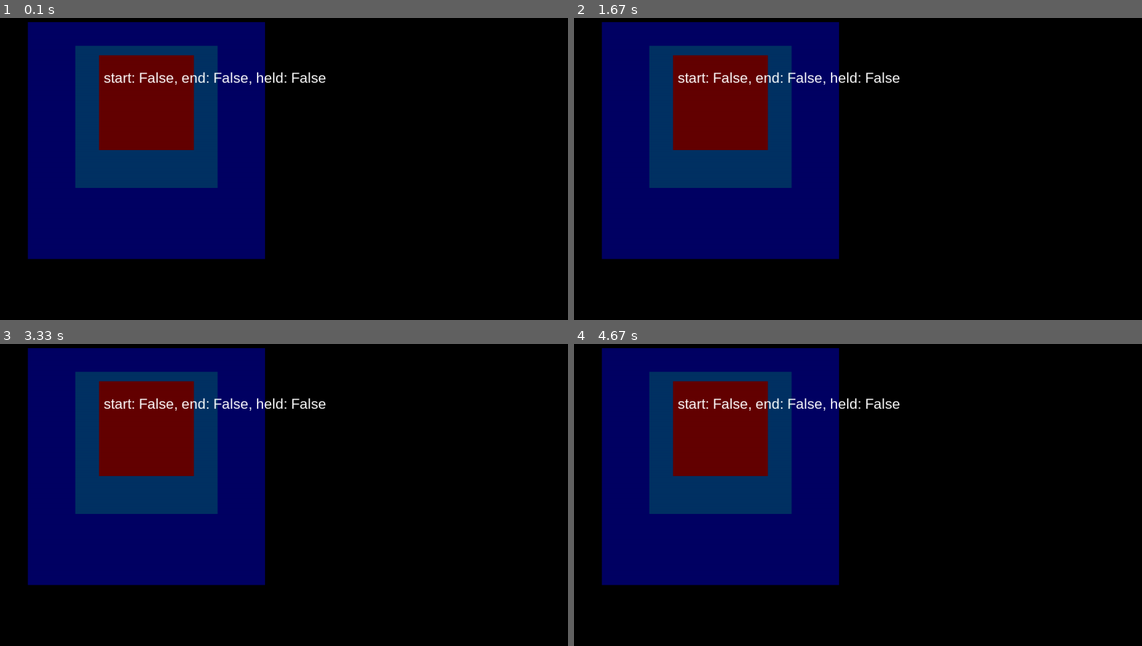
Above: before the commit, frames 1-4 (two rows, left to right).
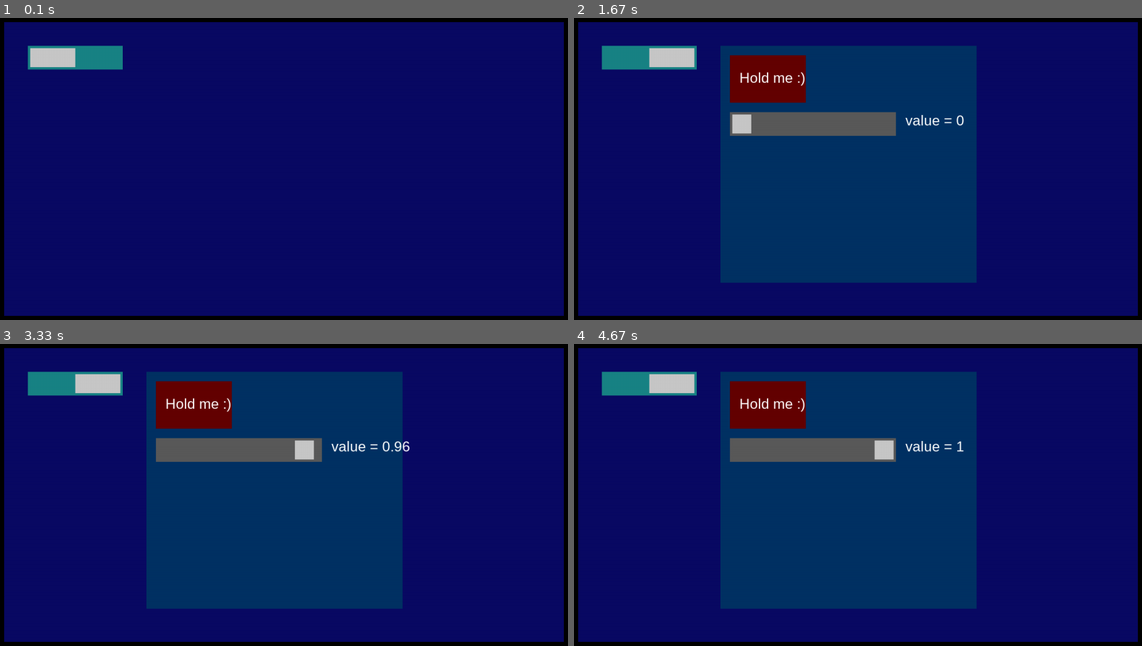
Above: after the commit, the same moments.

Repository: Rednax-Code/pygame_ui
Game: pygame game, started from example.py
The game is run twice, just before and just after one commit, with the same random seed, the same clock (stepped at 60 frames per second) and the same inputs.
Inputs (mouse positions are in pixels of both pictures, inside the frame that each line leads up to):
- Up to frame 1 (0.1 s): no input
- Up to frame 2 (1.67 s): press the mouse at (647, 57) at 0.37 s; move the mouse to (659, 87) at 0.47 s; release the mouse at (670, 117) at 0.6 s; press the mouse at (812, 123) at 0.7 s; move the mouse to (733, 105) at 0.8 s; release the mouse at (653, 87) at 0.93 s; press the mouse at (767, 78) at 1.03 s; move the mouse to (823, 181) at 1.13 s; release the mouse at (880, 280) at 1.27 s
- Up to frame 3 (3.33 s): press the mouse at (238, 449) at 1.87 s; move the mouse to (215, 407) at 1.97 s; release the mouse at (198, 368) at 2.1 s; press the mouse at (238, 449) at 2.2 s; move the mouse to (187, 473) at 2.3 s; release the mouse at (142, 495) at 2.43 s; press the mouse at (73, 383) at 2.53 s; move the mouse to (289, 401) at 2.63 s; release the mouse at (511, 419) at 2.77 s; press the mouse at (73, 383) at 2.87 s; move the mouse to (90, 449) at 2.97 s; release the mouse at (113, 516) at 3.1 s; press the mouse at (238, 449) at 3.2 s; move the mouse to (306, 458) at 3.3 s
- Up to frame 4 (4.67 s): release the mouse at (943, 464) at 3.43 s; click (647, 392) at 3.55 s; press the mouse at (647, 383) at 3.87 s; move the mouse to (698, 431) at 3.97 s; release the mouse at (750, 479) at 4.1 s; press the mouse at (647, 383) at 4.2 s; move the mouse to (840, 501) at 4.3 s; release the mouse at (1039, 618) at 4.43 s; press the mouse at (647, 383) at 4.53 s; move the mouse to (806, 488) at 4.63 s

The runs differ from the first frame. In frame 1, 76% of the frame differs, in the area x 0-100%, y 1-99%; in frame 2, 81%; in frame 3, 81%; in frame 4, 81%.

Commit message:
Added switch and slider

Diff:
--- a/Interface.json
+++ b/Interface.json
@@ -1,29 +1,52 @@
 {
 	"frame": {
-		"name": "frame1",
-		"position": [100,50],
-		"size": [500,500],
-		"background_color": [0,0,100],
+		"name": "main",
+		"position": [50,50],
+		"size": [1180,620],
+		"background_color": [10,10,100],
 		"contents": {
+			"switch": {
+				"name": "jason the switch",
+				"position": [100,100],
+				"size": [200,50],
+				"background_color": [25,131,133],
+				"preset": "simple"
+			},
 			"frame": {
-				"name": "frame2",
-				"position": [200,100],
-				"size": [300,300],
+				"name": "examples",
+				"position": [350,100],
+				"size": [540,500],
+				"is_visible": false,
 				"background_color": [0,50,100],
 				"contents": {
 					"button": {
 						"name": "harry the button",
-						"position": [250,120],
-						"size": [200,200],
+						"position": [370,120],
+						"size": [160,100],
 						"background_color": [100,0,0],
 						"contents": {
 							"label": {
-								"name": "richard",
-								"position": [260,150],
+								"name": "jonathan",
+								"text": "Hold me :)",
+								"position": [390,150],
 								"font_size": 30,
 								"auto_size": true
 							}
 						}
+					},
+					"slider": {
+						"name": "vincent the slider",
+						"position": [370,240],
+						"size": [350,50],
+						"background_color": [90,90,90],
+						"preset": "simple"
+					},
+					"label": {
+						"name": "slider label",
+						"text": "value = ",
+						"position": [740,240],
+						"font_size": 30,
+						"auto_size": true
 					}
 				}
 			}
--- /dev/null
+++ b/example.py
@@ -0,0 +1,48 @@
+import pygame
+import pygame_ui # Addition
+
+pygame.init()
+
+# Creating a window
+width, height = 1280, 720
+flags = pygame.HWSURFACE | pygame.DOUBLEBUF | pygame.SCALED
+screen = pygame.display.set_mode((width, height), flags, vsync=1)
+pygame.display.set_caption("UI Test")
+clock = pygame.time.Clock()
+
+
+# Initializing interface
+Interface = pygame_ui.init() # Addition
+
+examples_frame = Interface.get_frame('main->examples')
+jason = Interface.get_element('jason the switch', 'main')
+harry = Interface.get_element('harry the button', 'main->examples')
+jonathan = harry.elements['jonathan']
+slider = examples_frame.elements['vincent the slider']
+slider_label = examples_frame.elements['slider label']
+
+while True:
+	for event in pygame.event.get():
+		Interface.event_handler(event) # Addition
+		if event.type == pygame.QUIT:
+			quit()
+
+	screen.fill((0,0,0))
+
+	# Show and hide the frame with buttons
+	if examples_frame.is_visible != jason.state:
+		examples_frame.is_visible = jason.state
+
+	# Change button color on hold
+	if harry.click_held:
+		harry.background_color = (20,100,20)
+	else:
+		harry.background_color = (100,0,0)
+
+	# Update value of slider
+	slider_label.text = "value = "+str(round(slider.value, 2))
+
+	Interface.draw(screen) # Addition
+
+	pygame.display.flip()
+	clock.tick(60)
--- a/main.py
+++ /dev/null
@@ -1,36 +0,0 @@
-import pygame
-import pygame_ui # Addition
-import os.path
-
-pygame.init()
-
-# Creating a window
-width, height = 1280, 720
-flags = pygame.HWSURFACE | pygame.DOUBLEBUF | pygame.SCALED
-screen = pygame.display.set_mode((width, height), flags, vsync=1)
-pygame.display.set_caption("UI Test")
-clock = pygame.time.Clock()
-
-
-# Initializing interface
-Interface = pygame_ui.init() # Addition
-
-harry = Interface.get_element('harry the button', 'frame1->frame2')
-
-jonathan = Interface.get_element('richard', 'frame1->frame2->harry the button')
-
-
-while True:
-	for event in pygame.event.get():
-		Interface.event_handler(event) # Addition
-		if event.type == pygame.QUIT:
-			quit()
-
-	screen.fill((0,0,0))
-
-	jonathan.text = "start: "+str(harry.click_start)+", end: "+str(harry.click_end)+", held: "+str(harry.held)
-
-	Interface.draw(screen) # Addition
-
-	pygame.display.flip()
-	clock.tick(60)
--- a/pygame_ui/__init__.py
+++ b/pygame_ui/__init__.py
@@ -16,11 +16,14 @@
 #print('Pygame UI ' + __version__)
 
 def test():
-    import pygame_ui.base
-    import pygame_ui.constants
-    import pygame_ui.elements
-    print('Successfully installed! enjoy :)\nversion: '+__version__)
-    del pygame_ui.base, pygame_ui.constants, pygame_ui.elements
+	try:
+		import pygame_ui.base
+		import pygame_ui.constants
+		import pygame_ui.elements
+		print('Successfully installed! enjoy :)\nversion: '+__version__)
+		del pygame_ui.base, pygame_ui.constants, pygame_ui.elements
+	except:
+		print(ISSUE_REPORT)
 
 # Base64
 # VGhpcyBjb2RlIHdhcyB3cml0dGVuIGJ5IFJlZG5heEdhbWluZyBvbiBnaXRodWI=
--- a/pygame_ui/base.py
+++ b/pygame_ui/base.py
@@ -81,28 +81,38 @@
 		>>> for event in pygame.event.get():
 			Interface.event_handler(event)
 		"""
+
 		self.get_interactive_elements()
 
 		element = None
+		lmb, rmb, mmb = pygmouse.get_pressed(3)
+		mpos = pygmouse.get_pos()
 
 		for i in self.interactive_elements:
-			if i.is_clickable or i.is_hoverable:
-				mouse_in_boundry = i.rectangle.collidepoint(pygmouse.get_pos())
+			mouse_in_boundry = i.rectangle.collidepoint(mpos)
 
 			if mouse_in_boundry:
 				if event.type in [pyglocal.MOUSEBUTTONDOWN, pyglocal.MOUSEBUTTONUP] and i.is_clickable:
 					element = i
 				elif event.type in [pyglocal.MOUSEMOTION, pyglocal.MOUSEWHEEL] and i.is_hoverable:
 					element = i
+			elif event.type in [pyglocal.MOUSEBUTTONUP, pyglocal.MOUSEMOTION, pyglocal.MOUSEWHEEL] and i.click_held:
+				element = i
+
+			if event.type == pyglocal.MOUSEBUTTONUP and lmb == 0:
+				i.click_end = True
+				i.click_held = False
 
 		if element != None:
-			if event.type == pyglocal.MOUSEBUTTONDOWN and pygmouse.get_pressed(3)[0] == 1:
+			if event.type in [pyglocal.MOUSEMOTION, pyglocal.MOUSEWHEEL]:
+				if isinstance(element, pygame_ui.slider) and element.click_held:
+					i.set_value_from_pos(mpos)
+
+			elif event.type == pyglocal.MOUSEBUTTONDOWN and lmb == 1:
 				element.click_start = True
-				element.held = True
-
-			elif event.type == pyglocal.MOUSEBUTTONUP and pygmouse.get_pressed(3)[0] == 0:
-				element.click_end = True
-				element.held = False
+				element.click_held = True
+				if isinstance(element, pygame_ui.switch):
+					element.state = not element.state
 
 		return 1
 
@@ -121,6 +131,7 @@
 					i.draw_bg(pygame_window)
 				i.draw(pygame_window)
 
+		# Reset all temporary attribute values
 		for i in self.interactive_elements:
 			if i.is_clickable:
 				i.click_start = False
--- a/pygame_ui/elements.py
+++ b/pygame_ui/elements.py
@@ -24,6 +24,7 @@
 	is_clickable = False
 	position = [0,0]
 	size = [0,0]
+	anchor = "absolute"
 	auto_size = False
 	background_color = None
 
@@ -92,17 +93,6 @@
 				i.draw(pygame_window)
 
 
-class button(frame):
-	is_clickable = True
-	is_hoverable = True
-	click_start = False
-	click_end = False
-	held = False
-	hover_start = False
-	hover_end = False
-	hovered = False
-
-
 class label(UI_Element):
 	"""
 	The UI element for text.
@@ -142,7 +132,88 @@
 		pygame_window.blit(text_render, self.position)
 
 
+class button(frame):
+	"""
+	The UI element for a button.
+
+	What does this button do?
+	"""
+	is_clickable = True
+	is_hoverable = True
+	click_start = False
+	click_end = False
+	click_held = False
+	hover_start = False
+	hover_end = False
+	hover_held = False
+
+
 class switch(UI_Element):
+	"""
+	The UI element for a switch.
+
+	Switcharoo!
+	"""
+	is_clickable = True
+	is_hoverable = True
+	click_start = False
+	click_end = False
+	click_held = False
+	hover_start = False
+	hover_end = False
+	hover_held = False
+	state = False
+	preset = None
+
+	def __init__(self, *initial_data, **kwargs):
+		super().__init__(initial_data, kwargs)
+
+	def draw(self, pygame_window):
+		if self.preset == 'simple':
+			size = [self.size[0]/2-5, self.size[1]-10]
+			position = [self.position[0]+5+size[0]*int(self.state), self.position[1]+5]
+			pygdraw.rect(pygame_window, (200,200,200), pygrect.Rect(position, size))
+
+
+class slider(UI_Element):
+	"""
+	The UI element that slides.
+
+	Sliiide to the left, sliiide to the right, criss cross!
+	"""
+	is_clickable = True
+	is_hoverable = True
+	click_start = False
+	click_end = False
+	click_held = False
+	hover_start = False
+	hover_end = False
+	hover_held = False
+	value_min = 0
+	value_max = 1
+	value = 0
+	preset = None
+
+	def __init__(self, *initial_data, **kwargs):
+		super().__init__(initial_data, kwargs)
+
+	def set_value_from_pos(self, position):
+		if self.preset == 'simple':
+			self.value/(self.value_max-self.value_min)
+			x = (self.value_max - self.value_min) * (position[0]-self.size[1]/2 - self.position[0])/(self.size[0]-self.size[1])
+			self.value = max(min(self.value_max, x), self.value_min)
+
+	def draw(self, pygame_window):
+		if self.preset == 'simple':
+			size = [self.size[1]-10, self.size[1]-10]
+			position = [self.position[0]+5+(self.size[0]-self.size[1])*self.value/(self.value_max-self.value_min), self.position[1]+5]
+			pygdraw.rect(pygame_window, (200,200,200), pygrect.Rect(position, size))
+
+
+class dropdown(UI_Element):
+	"""
+	Unfinished
+	"""
 	is_clickable = True
 
 	def __init__(self, *initial_data, **kwargs):
@@ -150,23 +221,3 @@
 
 	def draw(self, pygame_window):
 		pass
-
-
-class slider(UI_Element):
-	is_clickable = True
-
-	def __init__(self, *initial_data, **kwargs):
-		super().__init__(initial_data, kwargs)
-
-	def draw(self, pygame_window):
-		pass
-
-
-class dropdown(UI_Element):
-	is_clickable = True
-
-	def __init__(self, *initial_data, **kwargs):
-		super().__init__(initial_data, kwargs)
-
-	def draw(self, pygame_window):
-		pass
Not shown, changed: README.md
